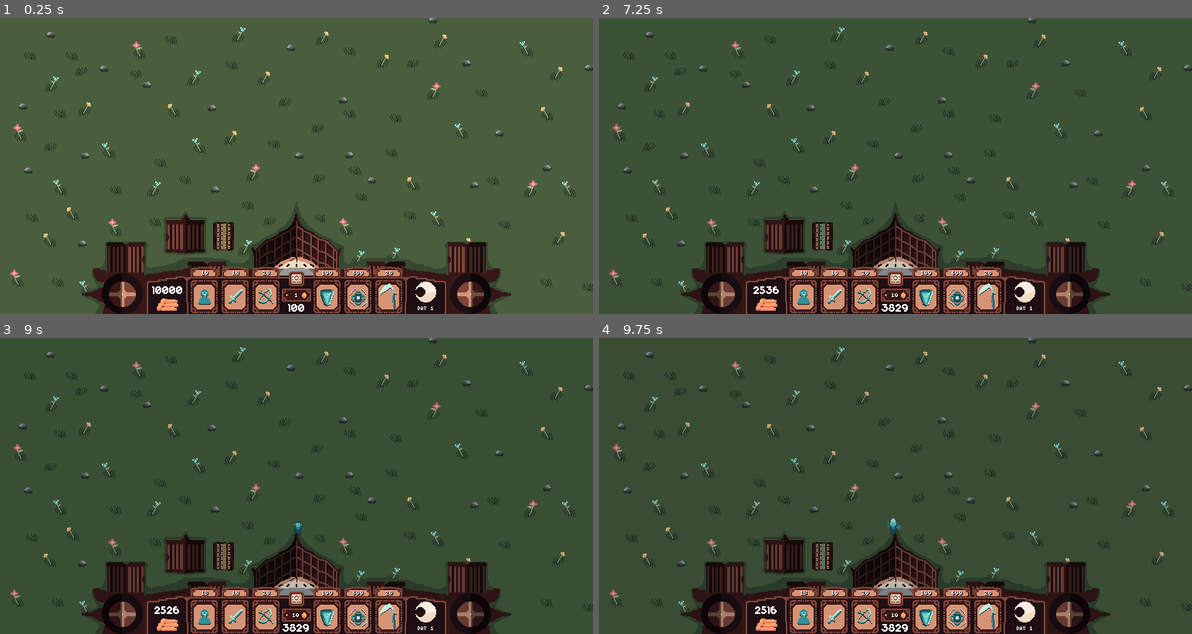
Above: before the commit, frames 1-4 (two rows, left to right).
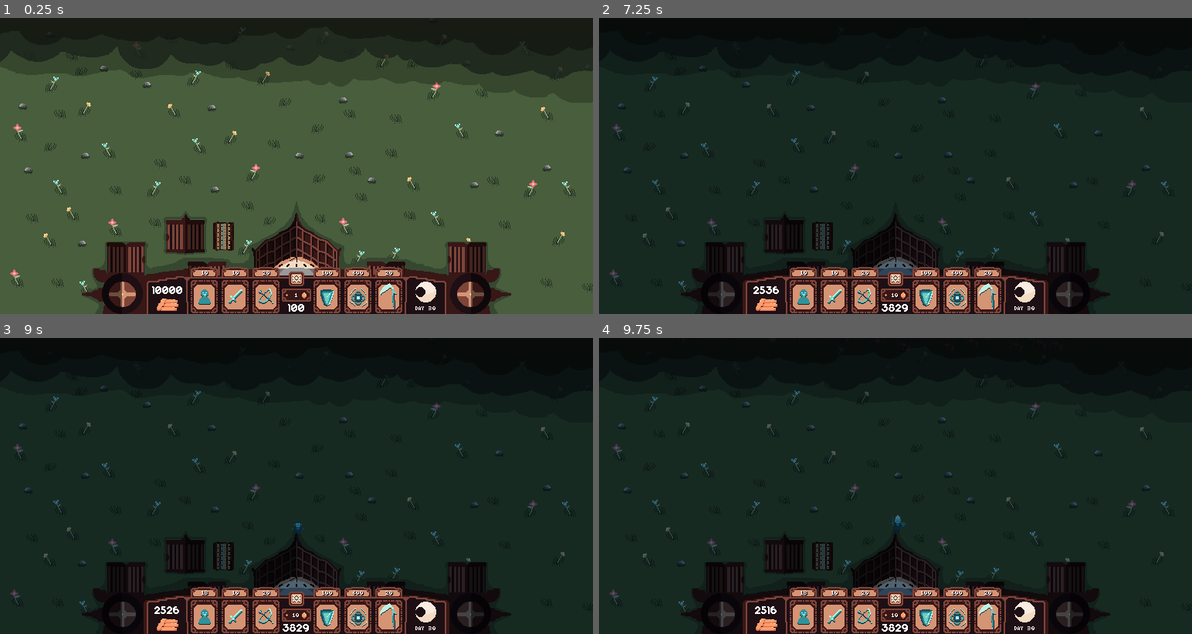
Above: after the commit, the same moments.

Repository: Cheese-Kings/Serene-Sovereignty
Game: Godot game, scene res://scenes/game.tscn
Same seed, same stepped clock (60 frames per second), same inputs: the game is played once before the commit and once after it.
Inputs (mouse positions are in pixels of both pictures, inside the frame that each line leads up to):
- Up to frame 1 (0.25 s): no input
- Up to frame 2 (7.25 s): click "1" at 0.5 s; click "2" at 1.25 s; click "3" at 2 s; click "4" at 2.75 s; click "5" at 3.5 s; click "6" at 4.25 s; click "7" at 5 s; click "8" at 5.75 s; click "9" at 6.5 s
- Up to frame 3 (9 s): tap Enter at 7.25 s; hold Up 7.28-8 s; hold Enter 7.28-8 s; click "10" at 8 s; click (201, 616) at 8.75 s
- Up to frame 4 (9.75 s): click (836, 616) at 9.5 s

The runs differ from the first frame. In frame 1, 15% of the frame differs, in the area x 0-100%, y 0-99%; in frame 2, 89%, in the area x 0-100%, y 0-100%; in frame 3, 89%; in frame 4, 89%.

Commit message:
enemy spawning!
also the forest!

Diff:
--- a/scenes/day_night_cycle.tscn
+++ b/scenes/day_night_cycle.tscn
@@ -210,12 +210,12 @@
 }
 
 [node name="DayNightTimer" type="Timer" parent="."]
-wait_time = 15.0
-one_shot = true
-
-[node name="SunsetSunriseTimer" type="Timer" parent="."]
 wait_time = 5.0
 one_shot = true
 
+[node name="SunsetSunriseTimer" type="Timer" parent="."]
+wait_time = 2.0
+one_shot = true
+
 [connection signal="timeout" from="DayNightTimer" to="." method="_on_day_night_timer_timeout"]
 [connection signal="timeout" from="SunsetSunriseTimer" to="." method="_on_sunset_sunrise_timer_timeout"]
--- a/scenes/game.tscn
+++ b/scenes/game.tscn
@@ -12,10 +12,13 @@
 [ext_resource type="Texture2D" uid="uid://dtv6rpfwiru4p" path="res://assets/sprites/ui/toolbar3.png" id="6_a6k4p"]
 [ext_resource type="Texture2D" uid="uid://ch1a8nl25vp7q" path="res://assets/sprites/ui/Townhall.png" id="6_cvluj"]
 [ext_resource type="Texture2D" uid="uid://bkc0pxg4b56pe" path="res://assets/sprites/ui/gold.png" id="6_pvk05"]
+[ext_resource type="Texture2D" uid="uid://dwpkechh7pkaq" path="res://assets/sprites/forestshadow.png" id="7_7olro"]
+[ext_resource type="Script" path="res://scripts/custom_nodes/enemy_spawner.gd" id="7_g2s7k"]
 [ext_resource type="FontFile" uid="uid://cqnbm45upx3g5" path="res://assets/fonts/digital_disco/DigitalDisco.ttf" id="7_uf3kx"]
 [ext_resource type="Texture2D" uid="uid://cscog4asfrv5c" path="res://assets/sprites/farmerhuttop2.png" id="8_gal5g"]
 [ext_resource type="Texture2D" uid="uid://blsrb4u70web0" path="res://assets/sprites/ui/settings.png" id="9_fb7ly"]
 [ext_resource type="Texture2D" uid="uid://ebufxe5454dd" path="res://assets/sprites/ui/moontosun.png" id="10_3cmgv"]
+[ext_resource type="Texture2D" uid="uid://c1i5t6qilw6xw" path="res://assets/sprites/forest.png" id="10_g1jma"]
 [ext_resource type="Texture2D" uid="uid://by68tqm7dhax4" path="res://assets/sprites/ui/upgradecrops.png" id="10_gv0kl"]
 [ext_resource type="Texture2D" uid="uid://bsac0i8t6xlny" path="res://assets/sprites/ui/neutralunitbutton.png" id="17_eksvu"]
 [ext_resource type="Script" path="res://scripts/ui/unit_purchase_button.gd" id="18_22yke"]
@@ -32,9 +35,15 @@
 [ext_resource type="Texture2D" uid="uid://baamd4roobuoc" path="res://assets/sprites/ui/shieldmenbutton.png" id="28_lrui6"]
 
 [sub_resource type="NavigationPolygon" id="NavigationPolygon_566c8"]
-vertices = PackedVector2Array(55, 143, 190, 147, 208, 187, -184, 187, -56, 147, -289, 177, -365, 179, -363, -272, -260, 89, 362, -280, -186, 88, -150, 130, -187, 130, -142, 121, -88, 120, 94, 117, 72, 126, 54, 129, …(89 unchanged characters)…
-polygons = Array[PackedInt32Array]([PackedInt32Array(0, 1, 2, 3, 4), PackedInt32Array(5, 6, 7, 8), PackedInt32Array(8, 7, 9, 10), PackedInt32Array(11, 12, 10, 13), PackedInt32Array(13, 10, 9, 14), PackedInt32Array(15, 16, 17, 18, 19, 14, 9, 20), PackedInt32Array(9, 21, 22, 23, 24), PackedInt32Array(3, 25, 4), PackedInt32Array(0, 4, 18, 17), PackedInt32Array(20, 26, 15), PackedInt32Array(20, 9, 24)])
-outlines = Array[PackedVector2Array]([PackedVector2Array(-365, 179, -363, -272, 362, -280, 362, 177, 293, 180, 264, 116, 263, 80, …(203 unchanged characters)…
+vertices = PackedVector2Array(55, 143, 190, 147, 208, 187, -184, 187, -56, 147, -150, 130, -187, 130, -186, 88, -142, 121, -289, 177, -365, 179, -366, -180, -260, 89, -367, -276, 363, -276, 362, -187.821, -88, 120, 94, 117, 72, 126, 54, 129, …(89 unchanged characters)…
+polygons = Array[PackedInt32Array]([PackedInt32Array(0, 1, 2, 3, 4), PackedInt32Array(5, 6, 7, 8), PackedInt32Array(9, 10, 11, 12), PackedInt32Array(12, 11, 13, 14, 15, 7), PackedInt32Array(8, 7, 15, 16), PackedInt32Array(17, 18, 19, 20, 21, 16, 15, 22), PackedInt32Array(15, 23, 24, 25, 26), PackedInt32Array(3, 27, 4), PackedInt32Array(0, 4, 20, 19), PackedInt32Array(22, 28, 17), PackedInt32Array(22, 15, 26)])
+outlines = Array[PackedVector2Array]([PackedVector2Array(-365, 179, -366, -180, -367, -276, 363, -276, 362, -187.821, 362, 177, 293, 180, 264, 116, 263, 80, …(203 unchanged characters)…
+
+[sub_resource type="RectangleShape2D" id="RectangleShape2D_quu5w"]
+size = Vector2(867, 172)
+
+[sub_resource type="RectangleShape2D" id="RectangleShape2D_12vev"]
+size = Vector2(178, 699)
 
 [sub_resource type="InputEventKey" id="InputEventKey_23oa3"]
 device = -1
@@ -151,6 +160,24 @@
 [node name="NavArea" type="NavigationRegion2D" parent="GameArena"]
 navigation_polygon = SubResource("NavigationPolygon_566c8")
 
+[node name="WorldBorder" type="StaticBody2D" parent="GameArena"]
+
+[node name="CollisionShape2D" type="CollisionShape2D" parent="GameArena/WorldBorder"]
+position = Vector2(27.5, -371)
+shape = SubResource("RectangleShape2D_quu5w")
+
+[node name="CollisionShape2D4" type="CollisionShape2D" parent="GameArena/WorldBorder"]
+position = Vector2(27.5, 277)
+shape = SubResource("RectangleShape2D_quu5w")
+
+[node name="CollisionShape2D2" type="CollisionShape2D" parent="GameArena/WorldBorder"]
+position = Vector2(-467, -76.5)
+shape = SubResource("RectangleShape2D_12vev")
+
+[node name="CollisionShape2D3" type="CollisionShape2D" parent="GameArena/WorldBorder"]
+position = Vector2(463, -76.5)
+shape = SubResource("RectangleShape2D_12vev")
+
 [node name="TownHall" type="Area2D" parent="GameArena"]
 position = Vector2(0, 168)
 collision_layer = 128
@@ -168,7 +195,14 @@
 position = Vector2(50, 3)
 texture = ExtResource("6_82cfq")
 
+[node name="ForestShadow" type="Sprite2D" parent="GameArena"]
+position = Vector2(0, -145)
+texture = ExtResource("7_7olro")
+
 [node name="Projectiles" type="CanvasGroup" parent="." groups=["ProjectileContainer"]]
+
+[node name="EnemySpawner" type="Node" parent="."]
+script = ExtResource("7_g2s7k")
 
 [node name="Troops" type="CanvasGroup" parent="." groups=["TroopContainer"]]
 
@@ -179,6 +213,11 @@
 [node name="FarmRoof" type="Sprite2D" parent="."]
 position = Vector2(-144, 89)
 texture = ExtResource("8_gal5g")
+
+[node name="Forest" type="Sprite2D" parent="."]
+modulate = Color(1, 1, 1, 0.803922)
+position = Vector2(0, -161)
+texture = ExtResource("10_g1jma")
 
 [node name="UILayer" type="CanvasLayer" parent="."]
 
--- a/scripts/autoload/game_stats.gd
+++ b/scripts/autoload/game_stats.gd
@@ -2,7 +2,7 @@
 
 
 var gold: int = 10000
-var current_day: int = 1
+var current_day: int = 30
 
 var farm_level: int = 1
 var farm_upgrade_cost: int = 100
--- a/scripts/autoload/time_cycle.gd
+++ b/scripts/autoload/time_cycle.gd
@@ -1,5 +1,7 @@
 extends Node
 
+
+signal turned_night
 
 enum TimeState {
 	Day,
--- /dev/null
+++ b/scripts/custom_nodes/enemy_spawner.gd
@@ -0,0 +1,54 @@
+class_name EnemySpawner
+extends Node
+
+
+const SWORDSMAN_CAP = 40
+const ARCHER_CAP = 30
+const SHIELDMAM_CAP = 15
+const WIZARD_CAP = 20
+
+var swordsman = preload("res://scenes/enemy_troops/evil_swordsman.tscn")
+var archer = preload("res://scenes/enemy_troops/evil_archer.tscn")
+var shieldman = preload("res://scenes/enemy_troops/evil_shieldman.tscn")
+var wizard = preload("res://scenes/enemy_troops/evil_wizard.tscn")
+
+var troops_to_spawn = []
+
+
+func _ready():
+	TimeCycle.connect("turned_night", spawn_troops)
+
+func spawn_troops():
+	troops_to_spawn.clear()
+	var day_count = GameStats.current_day
+	var troop_container = get_tree().get_first_node_in_group("TroopContainer")
+
+	var swordsman_count = 1 + floor(day_count / 1.3)
+	#if swordsman_count > SWORDSMAN_CAP: swordsman_count = SWORDSMAN_CAP
+	for num in range(swordsman_count):
+		troops_to_spawn.append(swordsman.instantiate())
+
+	if day_count >= 10:
+		var archer_count = -4 + floor(day_count / 1.8)
+		#if archer_count > ARCHER_CAP: archer_count = ARCHER_CAP
+		for num in range(archer_count):
+			troops_to_spawn.append(archer.instantiate())
+
+	if day_count >= 20:
+		var shieldman_count = -10 + floor(day_count / 1.7)
+		#if shieldman_count > SHIELDMAM_CAP: shieldman_count = SHIELDMAM_CAP
+		for num in range(shieldman_count):
+			troops_to_spawn.append(shieldman.instantiate())
+
+	if day_count >= 30:
+		var wizard_count = -14 + floor(day_count / 2)
+		#if wizard_count > WIZARD_CAP: wizard_count = WIZARD_CAP
+		for num in range(wizard_count):
+			troops_to_spawn.append(wizard.instantiate())
+
+
+	for troop in troops_to_spawn:
+		randomize()
+		troop.position.x = randi_range(-300, 300)
+		troop.position.y = -230
+		troop_container.add_child(troop)
--- a/scripts/day_night_cycle.gd
+++ b/scripts/day_night_cycle.gd
@@ -11,12 +11,30 @@
 	animation_player.play("Sunset")
 	day_night_timer.start()
 
+func _physics_process(_delta):
+	if TimeCycle.current_time == TimeCycle.TimeState.Night:
+		if get_tree().get_nodes_in_group("EnemyTroop").size() <= 0:
+			_on_day_night_timer_timeout()
+
 func _on_day_night_timer_timeout():
-	if TimeCycle.current_time == TimeCycle.TimeState.Day: TimeCycle.current_time = TimeCycle.TimeState.Sunset; TimeCycle.is_daylight = false; animation_player.play("Sunset")
-	elif TimeCycle.current_time == TimeCycle.TimeState.Night: TimeCycle.current_time = TimeCycle.TimeState.Sunrise; TimeCycle.is_daylight = true; animation_player.play("Sunrise"); GameStats.current_day += 1
+	if TimeCycle.current_time == TimeCycle.TimeState.Day:
+		TimeCycle.current_time = TimeCycle.TimeState.Sunset
+		TimeCycle.is_daylight = false
+		animation_player.play("Sunset")
+	elif TimeCycle.current_time == TimeCycle.TimeState.Night:
+		TimeCycle.current_time = TimeCycle.TimeState.Sunrise
+		TimeCycle.is_daylight = true
+		animation_player.play("Sunrise")
+		GameStats.current_day += 1
 	sunset_sunrise_timer.start()
 
 func _on_sunset_sunrise_timer_timeout():
-	if TimeCycle.current_time == TimeCycle.TimeState.Sunset: TimeCycle.current_time = TimeCycle.TimeState.Night; animation_player.play("Night")
-	elif TimeCycle.current_time == TimeCycle.TimeState.Sunrise: TimeCycle.current_time = TimeCycle.TimeState.Day; animation_player.play("Day")
-	day_night_timer.start()
+	if TimeCycle.current_time == TimeCycle.TimeState.Sunset:
+		TimeCycle.current_time = TimeCycle.TimeState.Night
+		animation_player.play("Night")
+		TimeCycle.emit_signal("turned_night")
+
+	elif TimeCycle.current_time == TimeCycle.TimeState.Sunrise:
+		TimeCycle.current_time = TimeCycle.TimeState.Day;
+		animation_player.play("Day")
+		day_night_timer.start()
--- a/scripts/troops/shieldman.gd
+++ b/scripts/troops/shieldman.gd
@@ -2,4 +2,4 @@
 
 
 func _initialize_stats():
-	stats = TroopStats.new().set_health(10).set_speed(50).set_role(TroopStats.Role.Shieldman)
+	stats = TroopStats.new().set_health(10).set_speed(30).set_role(TroopStats.Role.Shieldman)
Not shown: 1 places in scenes/game.tscn that only renumber resources
